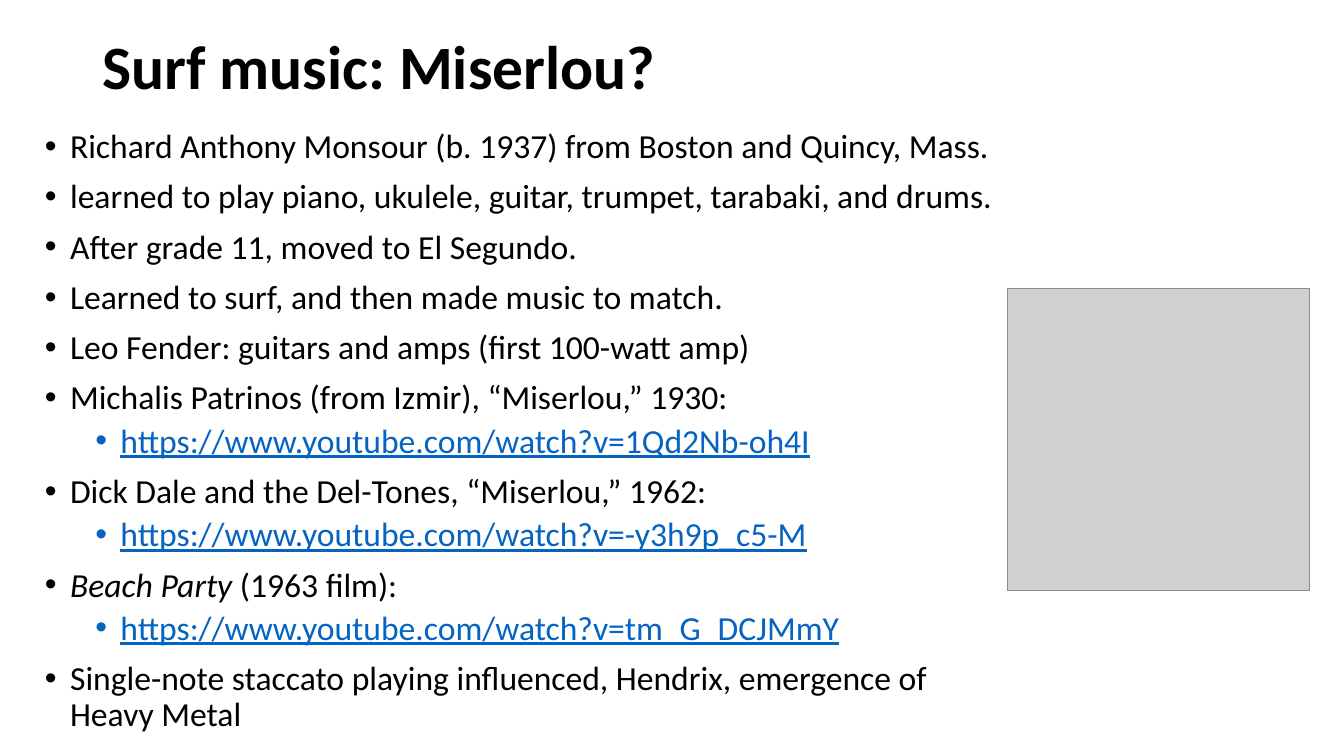
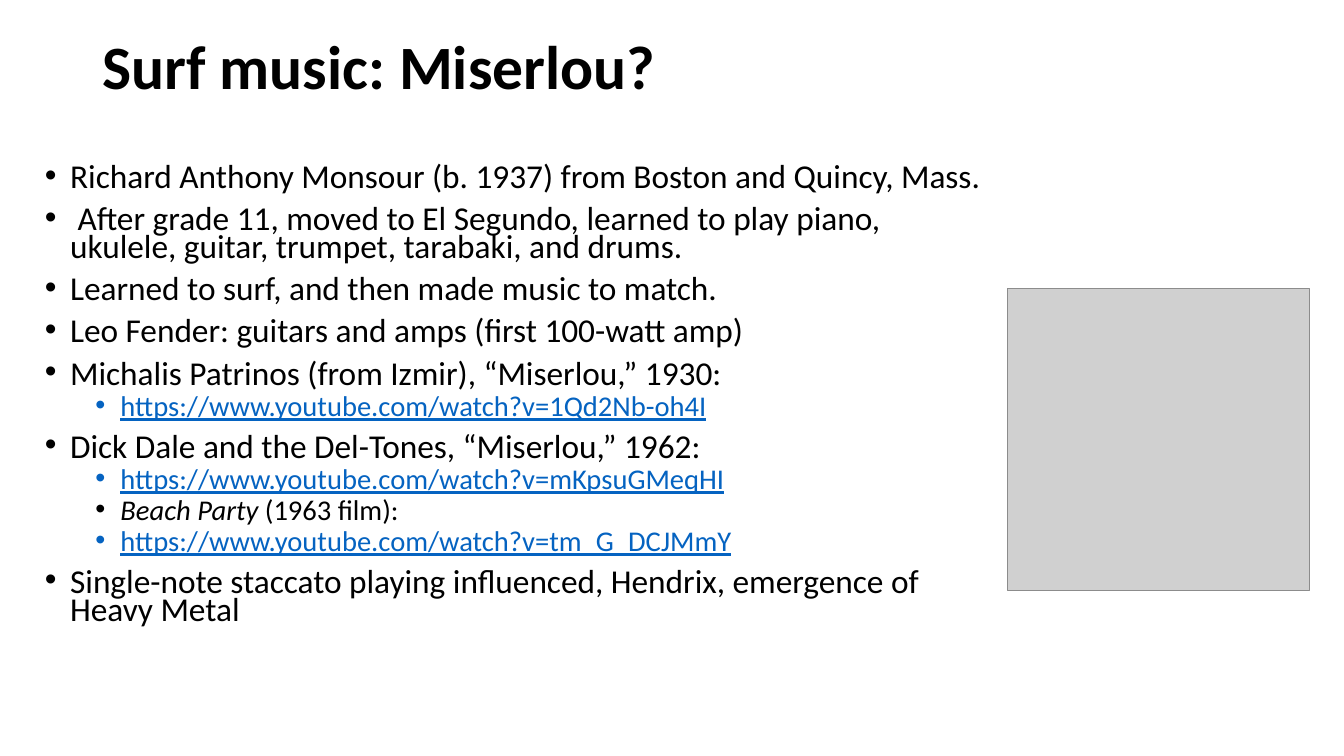
Before and after one commit to mrbaker1917/website, a slide deck: slide 5 of ASMU432/ppts/Beach Boys, Surf Music, and Hot.pptx. Drawn at 1344x756 pixels with LibreOffice and Linux fonts; fonts in the diff are those of the drawing; grey boxes stand for pictures; background and template pictures are left out. Boxes give left, top, right and bottom in pixels: in the first picture for what was removed or moved away, otherwise in the second. Text is boxed around its words. In the diff, an @@ line names an element or a change of style, - is before the commit and + after.

```diff
--- a/ASMU432/ppts/Beach Boys, Surf Music, and Hot.pptx
+++ b/ASMU432/ppts/Beach Boys, Surf Music, and Hot.pptx
@@ text "Richard Anthony Monsour (b. 1937) ...": place and size @@
-text "Richard Anthony Monsour (b. 1937) ..." at (70, 133, 991, 696)
+text "Richard Anthony Monsour (b. 1937) ..." at (70, 164, 980, 627)
@@ text at (70, 164, 980, 627): size 24 to 23.8 pt in "Richard Anthony Monsour (b. 1937) from Boston ...", "Learned to surf, and then made music ...", "Leo Fender: guitars and amps (first 100-watt ...", "Michalis Patrinos (from Izmir), “Miserlou,” 1930:" and 2 more places; size 24 to 20.4 pt in "https://www.youtube.com/watch?v=1Qd2Nb-oh4I", "Beach Party (1963 film):", "https://www.youtube.com/watch?v=tm_G_DCJMmY"; line spacing 0.9 to 0.7; list level 1 to 2 in "Beach Party (1963 film):" @@
@@ text at (70, 207, 880, 264): text changed; size 24 to 23.8 pt @@
-• learned to play piano, ukulele, guitar, trumpet, tarabaki, and drums.
-• After grade 11, moved to El Segundo.
+• After grade 11, moved to El Segundo, learned to play piano, ukulele, guitar, trumpet, tarabaki, and drums.
@@ text at (120, 469, 724, 494): text changed; size 24 to 20.4 pt @@
-  • https://www.youtube.com/watch?v=-y3h9p_c5-M
+  • https://www.youtube.com/watch?v=mKpsuGMeqHI
```
Also in this commit, not shown: 5 other slides changed, 2 slides added, 30 other files.
